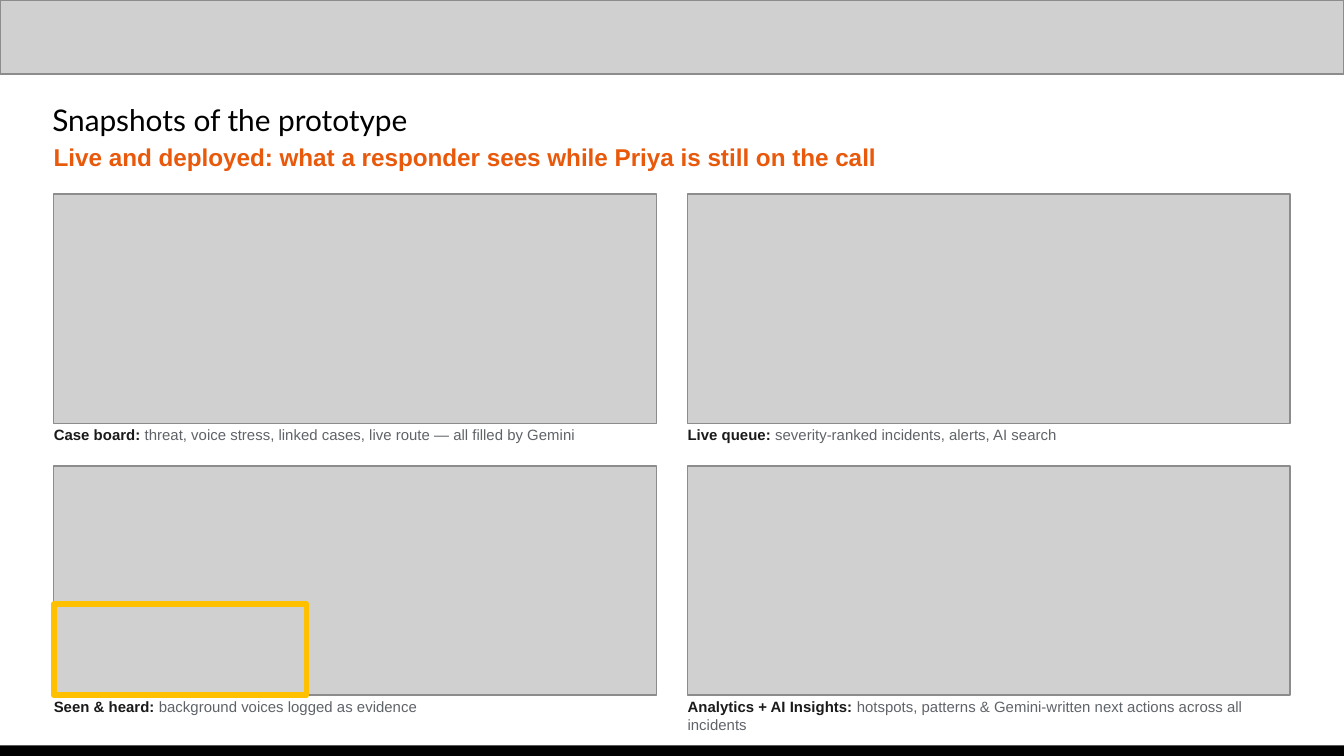
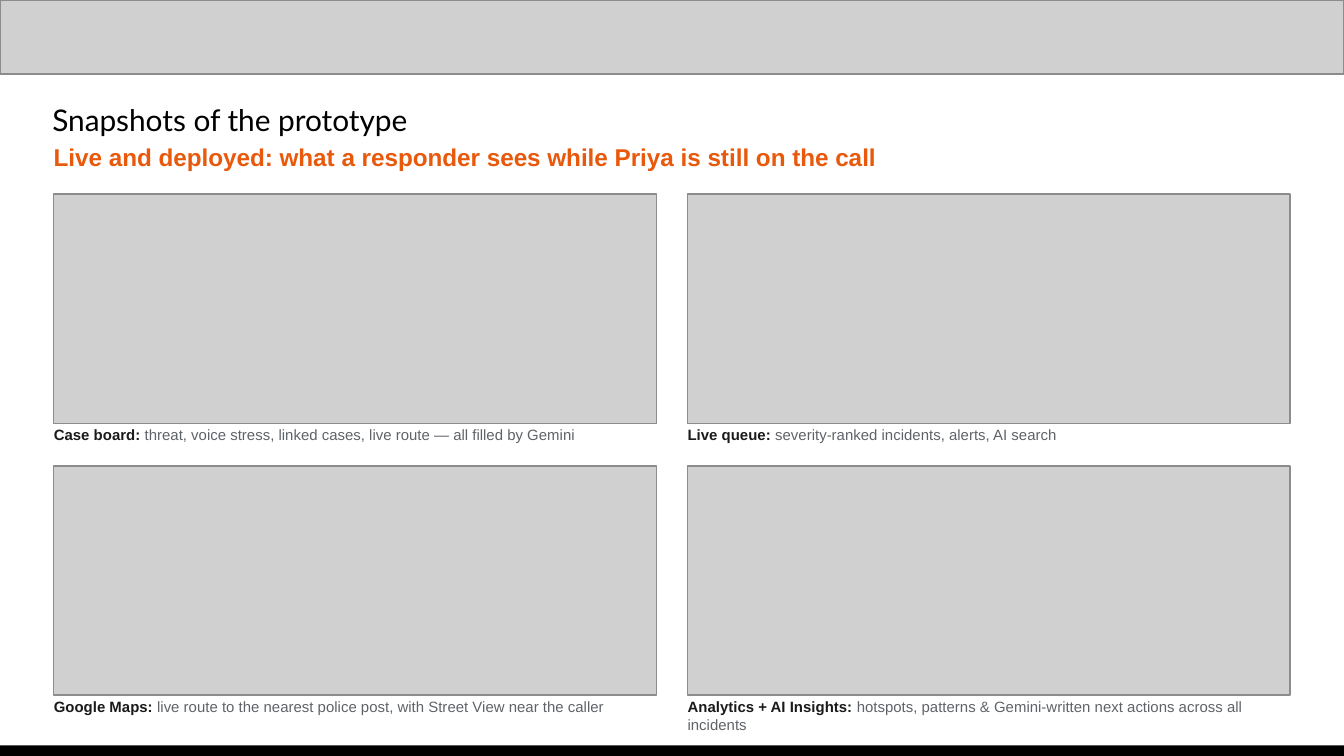
Before and after one commit to Jeevanvsan/ai_builder_hack, a slide deck: slide 10 of deck/finale_deck/QuickOne_Finale_Deck_NexMind.pptx. Drawn at 1344x756 pixels with LibreOffice and Linux fonts; fonts in the diff are those of the drawing; grey boxes stand for pictures. Boxes give left, top, right and bottom in pixels: in the first picture for what was removed or moved away, otherwise in the second. Text is boxed around its words. In the diff, an @@ line names an element or a change of style, - is before the commit and + after.

Commit message:
deck: Google Maps route and Street View snapshot on the prototype slide

```diff
--- a/deck/finale_deck/QuickOne_Finale_Deck_NexMind.pptx
+++ b/deck/finale_deck/QuickOne_Finale_Deck_NexMind.pptx
@@ rectangle removed at box(54, 605, 306, 696) @@
@@ text at box(54, 701, 604, 715): text changed @@
-Seen & heard: background voices logged as evidence
+Google Maps: live route to the nearest police post, with Street View near the caller
```
